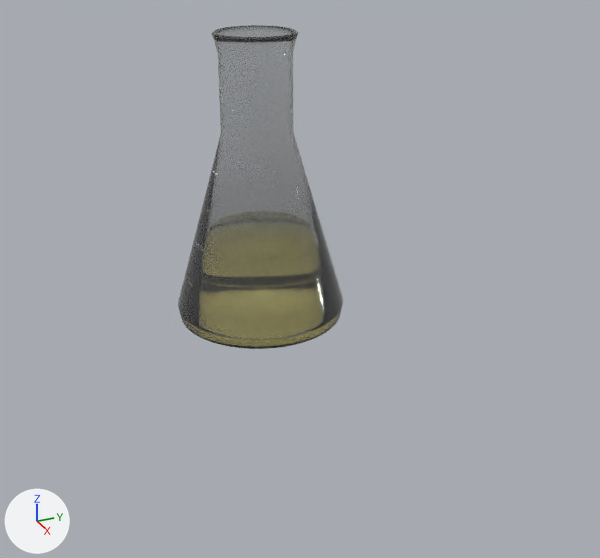
Before and after pictures for a commit that changed the glTF model assets/chemistry/conical-flask/out/conical-flask.glb.
One viewpoint serves both versions: a camera (50 mm lens) standing at (0.359, -0.139, 0.195) and looking at (0.024, 0.011, 0.027). Every picture has the same lights, and +X, +Y and +Z are marked at lower left. The older version comes first. Where no turn or scale is listed for an object, it has been applied to the vertices.

Objects in the first picture: 'conical-flask-body'.
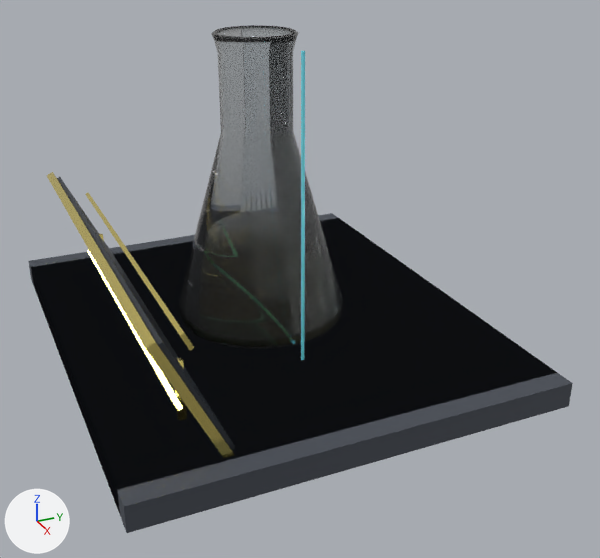
Not visible in the pictures: 'Sec_Caliper_Base'.

Pixel boxes (x1, y1, x2, y2) of what changed, in the pictures (600 x 558 px):
'conical-flask_Plinth', added
    after: (31, 218, 557, 513)
'Sec_Plinth', added
    after: (28, 213, 573, 533)
'Sec_Flask_Body', added
    after: (244, 25, 343, 345)
'Sec_Plaque_Frame', added
    after: (47, 172, 234, 458)
'Sec_Plaque_Board', added
    after: (57, 177, 235, 450)
'Sec_Caliper_H', added (cyan)
    after: (301, 51, 305, 360)
'Sec_Plaque_Title', added
    after: (85, 193, 194, 350)
'Sec_Plaque_Bar_2', added
    after: (87, 250, 183, 410)
'Sec_Plaque_Leg_0.075', added
    after: (175, 358, 187, 420)
'Sec_Plaque_Leg_-0.075', added
    after: (99, 234, 104, 281)

The change, as a list of edits to the scene's bpy script:
```text
Add me_sec_plaque_title:
    me_sec_plaque_title.from_pydata([(-0.09, 0.001, -0.004), (-0.09, -0.003, 0.003), (-0.09, 0.003, -0.003), (-0.09, -0.001, 0.004), (0.09, 0.001, -0.004), (0.09, -0.003, 0.003), (0.09, 0.003, -0.003), (0.09, -0.001, 0.004)], [], [(0, 1, 3), (0, 3, 2), (2, 3, 7), (2, 7, 6), (6, 7, 5), (6, 5, 4), (4, 5, 1), (4, 1, 0), (2, 6, 4), (2, 4, 0), (7, 3, 1), (7, 1, 5)])
    me_sec_plaque_title.materials.append(mat_sec_f_gold)  # yellow #f3e181
Add me_sec_plaque_frame:
    me_sec_plaque_frame.from_pydata([(-0.108, 0.012, -0.03), (-0.108, -0.016, 0.028), (-0.108, 0.016, -0.028), (-0.108, -0.012, 0.03), (0.108, 0.012, -0.03), (0.108, -0.016, 0.028), (0.108, 0.016, -0.028), (0.108, -0.012, 0.03)], [], [(0, 1, 3), (0, 3, 2), (2, 3, 7), (2, 7, 6), (6, 7, 5), (6, 5, 4), (4, 5, 1), (4, 1, 0), (2, 6, 4), (2, 4, 0), (7, 3, 1), (7, 1, 5)])
    me_sec_plaque_frame.materials.append(mat_sec_f_gold)  # yellow #f3e181
Add me_sec_plaque_board:
    me_sec_plaque_board.from_pydata([(-0.105, 0.01, -0.027), (-0.105, -0.015, 0.025), (-0.105, 0.015, -0.025), (-0.105, -0.01, 0.027), (0.105, 0.01, -0.027), (0.105, -0.015, 0.025), (0.105, 0.015, -0.025), (0.105, -0.01, 0.027)], [], [(0, 1, 3), (0, 3, 2), (2, 3, 7), (2, 7, 6), (6, 7, 5), (6, 5, 4), (4, 5, 1), (4, 1, 0), (2, 6, 4), (2, 4, 0), (7, 3, 1), (7, 1, 5)])
    me_sec_plaque_board.materials.append(mat_sec_f_plaque)  # greyish blue #454b55
Add me_sec_plaque_bar_2:
    me_sec_plaque_bar_2.from_pydata([(-0.085, 0.0, -0.003), (-0.085, -0.002, 0.002), (-0.085, 0.002, -0.002), (-0.085, 0.0, 0.003), (0.085, 0.0, -0.003), (0.085, -0.002, 0.002), (0.085, 0.002, -0.002), (0.085, 0.0, 0.003)], [], [(0, 1, 3), (0, 3, 2), (2, 3, 7), (2, 7, 6), (6, 7, 5), (6, 5, 4), (4, 5, 1), (4, 1, 0), (2, 6, 4), (2, 4, 0), (7, 3, 1), (7, 1, 5)])
    me_sec_plaque_bar_2.materials.append(mat_sec_f_fe_glow)  # yellow #fae781, glowing yellow #ffeb84
Add ob_sec_plinth:
    ob_sec_plinth = bpy.data.objects.new('Sec_Plinth', me_sec_plinth)  # a box spanning x -0.12..0.12, y -0.1..0.1, z -0.006..0.006; in mat_sec_f_plinth (dark grey #4b5059)
    ob_sec_plinth.location = (0.0, 0.0, -0.006)
Add ob_sec_plaque_title:
    ob_sec_plaque_title = bpy.data.objects.new('Sec_Plaque_Title', me_sec_plaque_title)
    ob_sec_plaque_title.location = (0.0, -0.065, 0.043)
Add ob_sec_plaque_leg__0_075:
    ob_sec_plaque_leg__0_075 = bpy.data.objects.new('Sec_Plaque_Leg_-0.075', me_sec_plaque_leg__0_075)  # 130 vertices, 256 faces; spans x -0.002..0.002, y -0.002..0.002, z -0.015..0.015; in mat_sec_f_gold (yellow #f3e181)
    ob_sec_plaque_leg__0_075.location = (-0.075, -0.065, 0.012)
Add ob_sec_plaque_leg_0_075:
    ob_sec_plaque_leg_0_075 = bpy.data.objects.new('Sec_Plaque_Leg_0.075', me_sec_plaque_leg__0_075.copy())
    ob_sec_plaque_leg_0_075.location = (0.075, -0.065, 0.012)
Add ob_sec_plaque_frame:
    ob_sec_plaque_frame = bpy.data.objects.new('Sec_Plaque_Frame', me_sec_plaque_frame)
    ob_sec_plaque_frame.location = (0.0, -0.069, 0.026)
Add ob_sec_plaque_board:
    ob_sec_plaque_board = bpy.data.objects.new('Sec_Plaque_Board', me_sec_plaque_board)
    ob_sec_plaque_board.location = (0.0, -0.068, 0.026)
Add ob_sec_plaque_bar_2:
    ob_sec_plaque_bar_2 = bpy.data.objects.new('Sec_Plaque_Bar_2', me_sec_plaque_bar_2)
    ob_sec_plaque_bar_2.location = (0.0, -0.069, 0.013)
Add ob_sec_flask_body:
    ob_sec_flask_body = bpy.data.objects.new('Sec_Flask_Body', me_sec_flask_mesh)  # 483 vertices, 962 faces; spans x -0.042..0.042, y 0.0..0.042, z 0.0..0.141; in mat_sec_f_glass (white #f9fdff)
    ob_sec_flask_body.location = (0.0, 0.0, 0.0)
Add ob_sec_caliper_h:
    ob_sec_caliper_h = bpy.data.objects.new('Sec_Caliper_H', me_cylinder_001)  # 64 vertices, 124 faces; spans x -0.0008..0.0008, y -0.0008..0.0008, z -0.07..0.07; in mat_sec_f_dim (cyan #7cedff)
    ob_sec_caliper_h.location = (0.052, 0.0, 0.07)
Add ob_sec_caliper_base:
    ob_sec_caliper_base = bpy.data.objects.new('Sec_Caliper_Base', me_cylinder)  # 64 vertices, 124 faces; spans x -0.042..0.042, y -0.0008..0.0008, z -0.0008..0.0008; in mat_sec_f_dim (cyan #7cedff)
    ob_sec_caliper_base.location = (0.0, 0.0, 0.004)
Add ob_conical_flask_plinth:
    ob_conical_flask_plinth = bpy.data.objects.new('conical-flask_Plinth', me_conical_flask_plinth)  # a box spanning x -0.11..0.11, y -0.1..0.1, z -0.006..0.006; in mat_flask_plinth (dark grey #4b5059)
    ob_conical_flask_plinth.location = (0.0, 0.0, -0.006)
```
